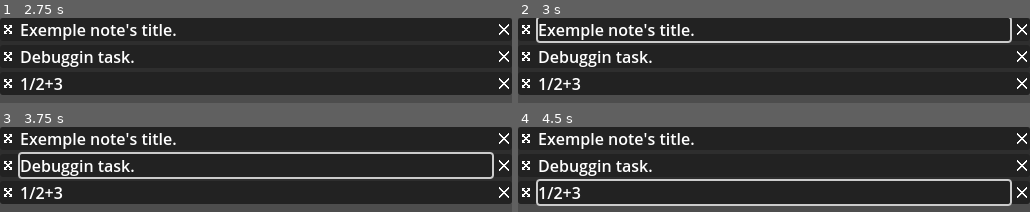
Above: before the commit, frames 1-4 (two rows, left to right).
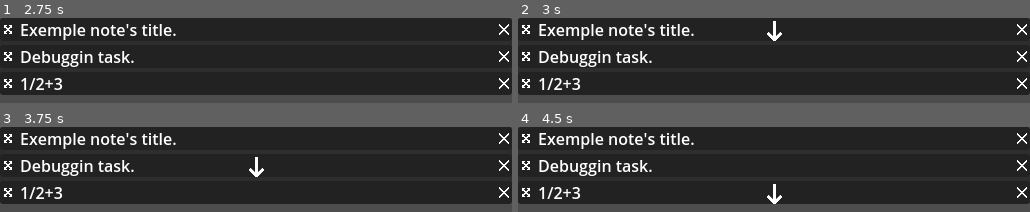
Above: after the commit, the same moments.

Repository: xorblo-doitus/Bloc-notes-plus-plus
Game: Godot game, scene res://src/app/main.tscn
Same seed, same stepped clock (60 frames per second), same inputs: the game is played once before the commit and once after it. The engine's default icon, where the game draws it, is replaced by a stand-in: a white triangle on a blue panel in a dark square.
Inputs (mouse positions are in pixels of both pictures, inside the frame that each line leads up to):
- Up to frame 1 (2.75 s): click (10, 29) at 0.52 s; click (10, 29) at 1.27 s; click (10, 29) at 2.02 s
- Up to frame 2 (3 s): tap Enter at 2.75 s; drag from (774, 29) to (outside the picture) at 2.77 s
- Up to frame 3 (3.75 s): tap Space at 3.5 s; drag from (256, 165) to (outside the picture) at 3.52 s
- Up to frame 4 (4.5 s): tap Enter at 4.25 s; move the mouse to (774, 192) at 4.27 s; tap Ctrl at 4.35 s; click (774, 192) at 4.42 s

Frame 1 is identical in both runs. In frame 2, 2.7% of the frame differs, in the area x 3-97%, y 0-30%; in frame 3, 4.8%, in the area x 3-97%, y 29-62%; in frame 4, 4.8%.

Commit message:
Show where the note is going to be inserted

Diff:
--- a/src/gui/user_input/grip/grip_componenent.gd
+++ b/src/gui/user_input/grip/grip_componenent.gd
@@ -141,8 +141,37 @@
 	):
 		_CANVAS.add_child(area)
 		_areas.append(area)
+		area.target = found.element_to_move
+
+	_update_drop_icon()
 
 
 func remove_areas() -> void:
 	while _areas:
 		_areas.pop_back().free()
+
+
+var _drop_icon: DropIcon
+
+func _update_drop_icon() -> void:
+	var mouse_global_position: Vector2 = get_global_mouse_position()
+	var found: GripDropArea
+	for area in _areas:
+		if Geometry2D.is_point_in_polygon(mouse_global_position, area.polygon):
+			found = area
+			break
+
+	if not found:
+		if _drop_icon:
+			_drop_icon.queue_free()
+		_drop_icon = null
+		return
+
+	if not _drop_icon:
+		_drop_icon = DropIcon.instantiate()
+		_CANVAS.add_child(_drop_icon)
+
+	_drop_icon.global_position = found.target.global_position
+	_drop_icon.size = found.target.size
+	prints(_drop_icon.size, found.target.size)
+	_drop_icon.side = found.side
